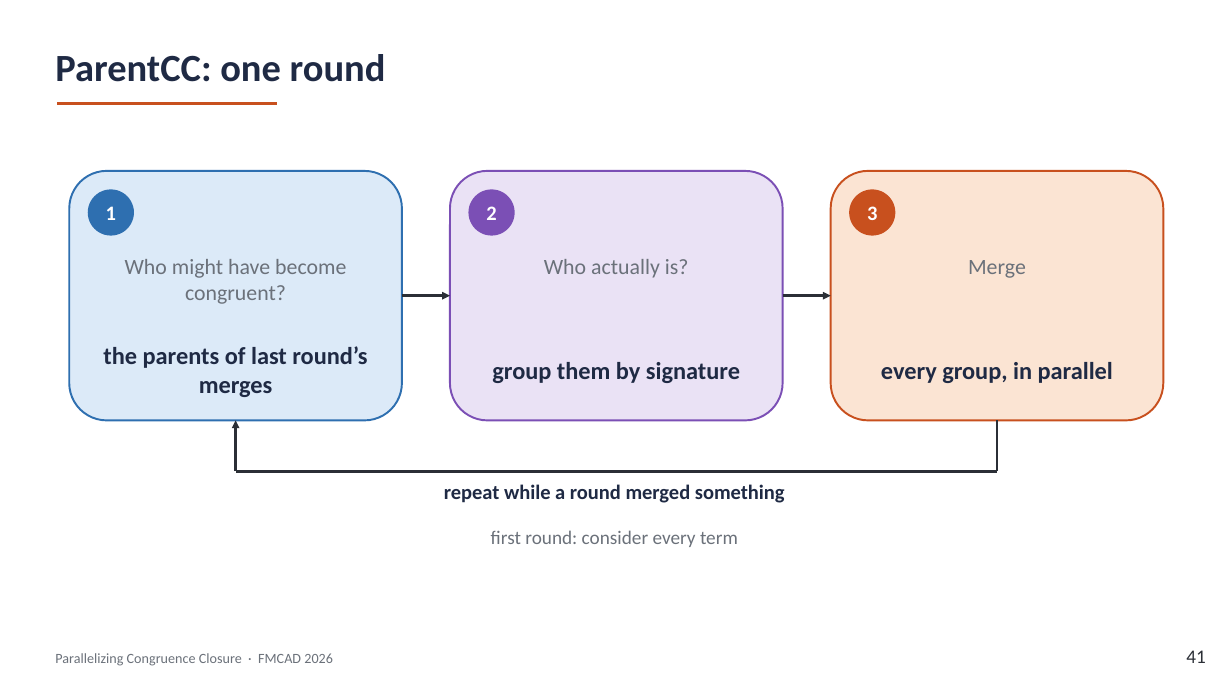
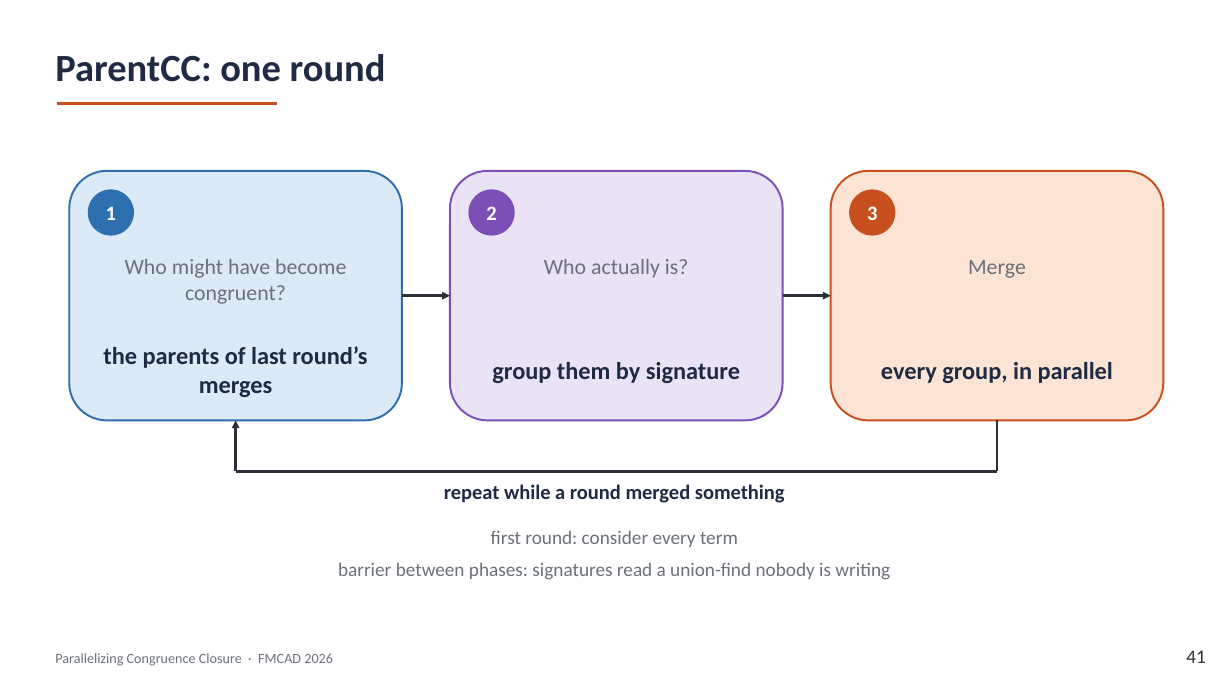
Before and after one commit to amarshah1/parallelcc-paper, a slide deck: slide 41 of slides/parallelcc-part1.pptx. Drawn at 1232x693 pixels with LibreOffice and Linux fonts; fonts in the diff are those of the drawing. Boxes give left, top, right and bottom in pixels: in the first picture for what was removed or moved away, otherwise in the second. Text is boxed around its words. In the diff, an @@ line names an element or a change of style, - is before the commit and + after.

```diff
--- a/slides/parallelcc-part1.pptx
+++ b/slides/parallelcc-part1.pptx
@@ text added at [338,562,890,580], 15 pt, text #6B717A @@
+barrier between phases: signatures read a union-find nobody is writing
```
Also in this commit, not shown: 8 other slides changed, 1 other file.
